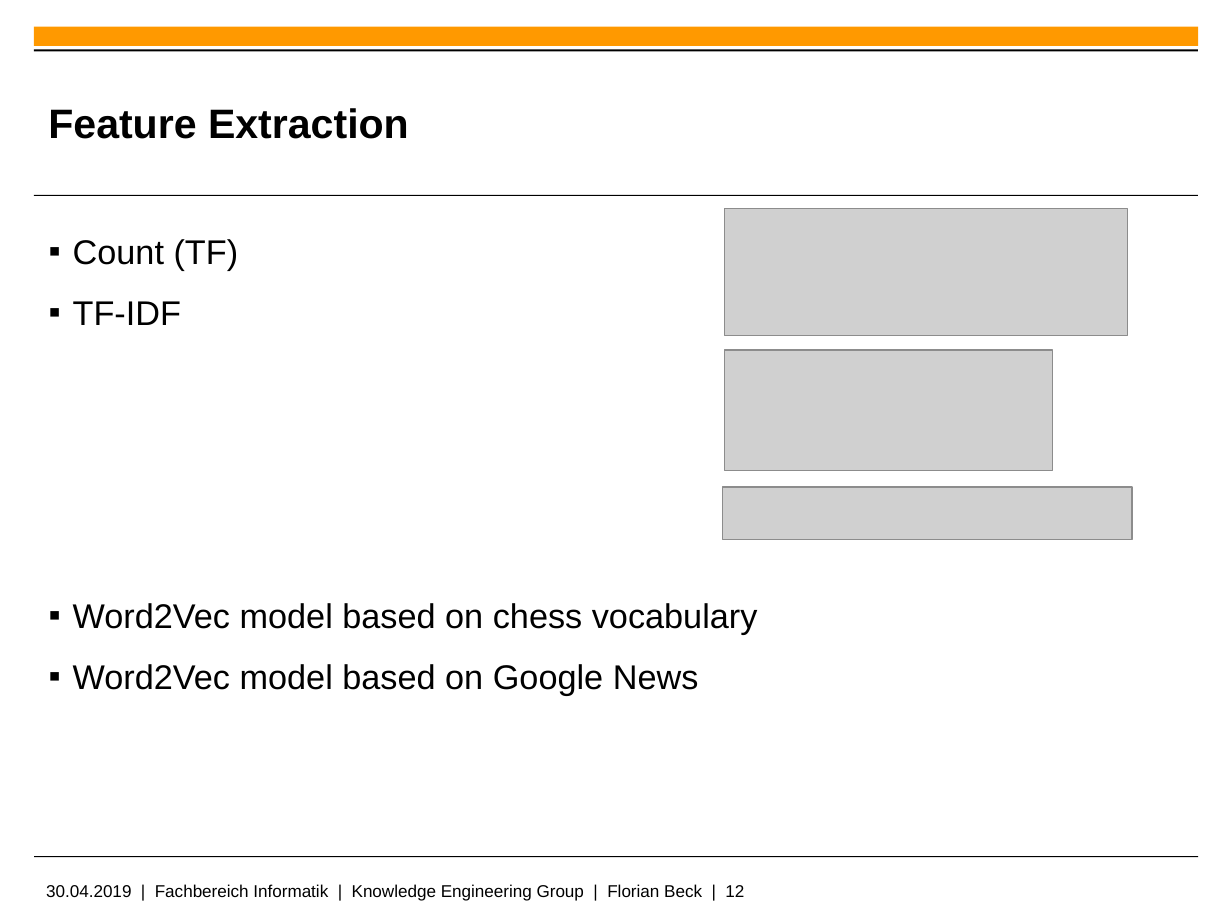
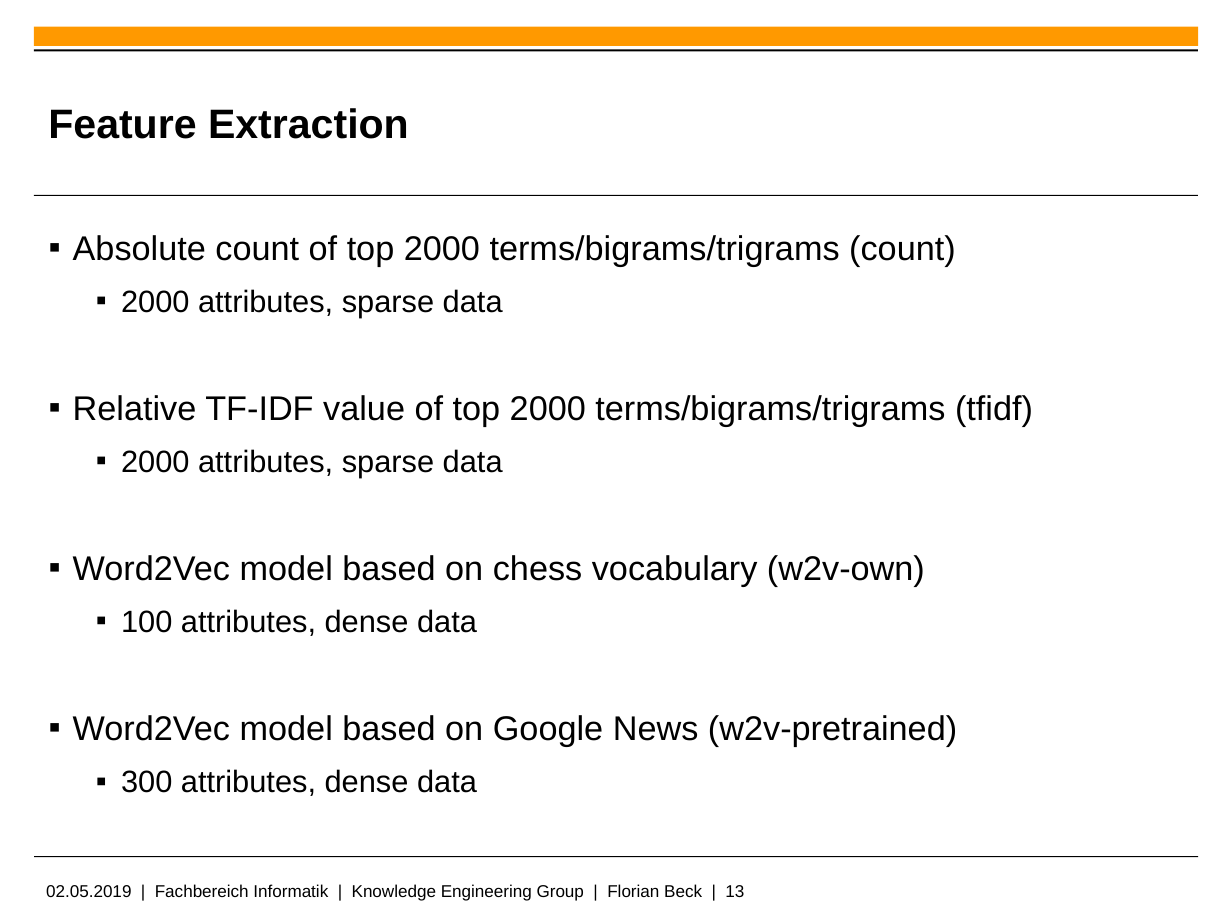
Before and after one commit to Flo427/chess-annotation, a slide deck: slide 13 of sentiment_classification_of_chess_annotations.pptx (slide 12 before the commit). Drawn at 1232x924 pixels with LibreOffice and Linux fonts; fonts in the diff are those of the drawing; grey boxes stand for pictures; background and template pictures are left out. Boxes give left, top, right and bottom in pixels: in the first picture for what was removed or moved away, otherwise in the second. Text is boxed around its words. In the diff, an @@ line names an element or a change of style, - is before the commit and + after.

```diff
--- a/sentiment_classification_of_chess_annotations.pptx
+++ b/sentiment_classification_of_chess_annotations.pptx
@@ picture removed at <box>724,209,1127,336</box> @@
@@ text at <box>73,235,1033,796</box>: text changed @@
-  ▪ Count (TF)
-  ▪ TF-IDF
-  ▪ Word2Vec model based on chess vocabulary
-  ▪ Word2Vec model based on Google News
+  ▪ Absolute count of top 2000 terms/bigrams/trigrams (count)
+    ▪ 2000 attributes, sparse data
+  ▪ Relative TF-IDF value of top 2000 terms/bigrams/trigrams (tfidf)
+    ▪ 2000 attributes, sparse data
+  ▪ Word2Vec model based on chess vocabulary (w2v-own)
+    ▪ 100 attributes, dense data
+  ▪ Word2Vec model based on Google News (w2v-pretrained)
+    ▪ 300 attributes, dense data
@@ picture removed at <box>724,350,1053,471</box> @@
@@ picture removed at <box>723,487,1132,540</box> @@
@@ text at <box>46,884,744,901</box>: text changed @@
-30.04.2019 | Fachbereich Informatik | Knowledge Engineering Group | Florian Beck | 12
+02.05.2019 | Fachbereich Informatik | Knowledge Engineering Group | Florian Beck | 13
```
Also in this commit, not shown: 6 other slides changed, 9 slides added, 3 slides removed.
